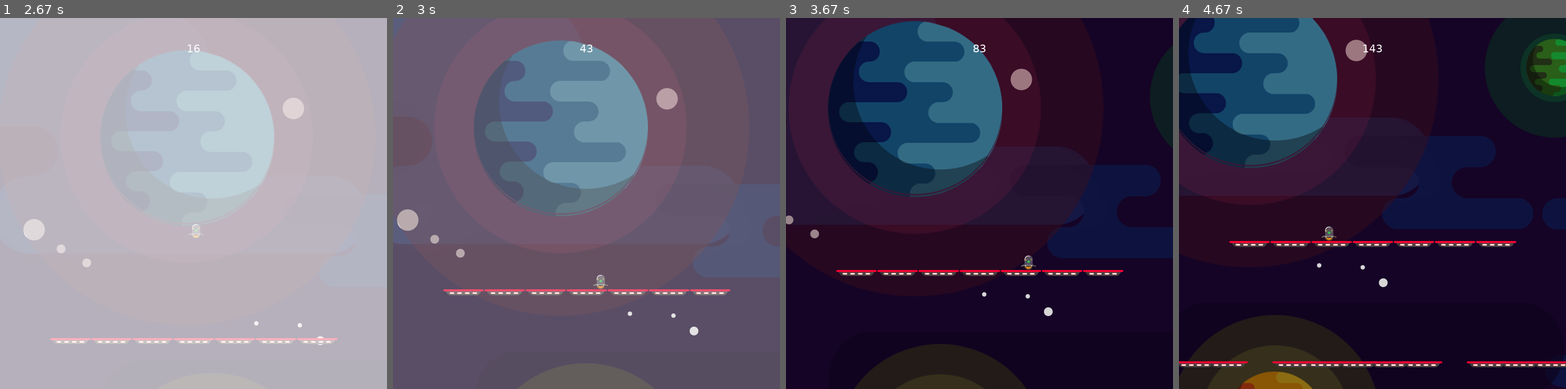
Above: before the commit, frames 1-4 (left to right).
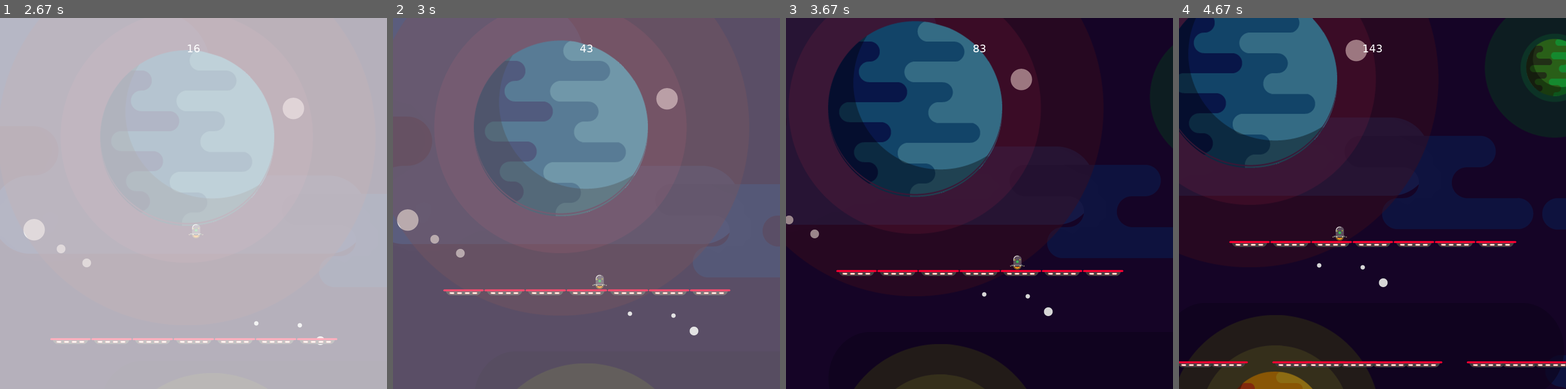
Above: after the commit, the same moments.

Repository: BulSU-BSCpE2B-Group2/DROP
Game: pygame game, started from main.py
Two runs of this game, one before a commit and one after it. Both use one fixed random seed, a clock stepped at 60 frames per second and the inputs below.
Inputs (mouse positions are in pixels of both pictures, inside the frame that each line leads up to):
- Up to frame 1 (2.67 s): click (193, 203) at 0.38 s; tap Space at 2.17 s; tap Enter at 2.5 s
- Up to frame 2 (3 s): hold Right from 2.83 s (still down)
- Up to frame 3 (3.67 s): release Right at 3.3 s; hold Left from 3.33 s (still down)
- Up to frame 4 (4.67 s): release Left at 3.87 s; hold Left 3.9-4.3 s; hold Right from 4.33 s (still down)

Frame 1 is identical in both runs. In frame 2, less than 0.1% of the frame differs, in the area x 51-56%, y 69-74%; in frame 3, 0.2%, in the area x 57-65%, y 63-68%; in frame 4, 0.2%.

Commit message:
TELEPORT POWERUP (?) Added.

Diff:
--- a/highscore.txt
+++ b/highscore.txt
@@ -1 +1 @@
-5151
+8135
--- a/main.py
+++ b/main.py
@@ -9,6 +9,7 @@
 from main_menu import *
 
 RESET_SPEED_EVENT = pg.USEREVENT + 1
+TELEPORT_EVENT = pg.USEREVENT + 2
 
 class Game:
     def __init__(self):
@@ -31,6 +32,7 @@
         self.score = 0
         self.running = True
         self.slow = False
+        self.teleport = False
         self.multiplier = 1
         self.height_platform = 700
         self.event_interval = 5000
@@ -44,6 +46,7 @@
         self.platforms = pg.sprite.Group()
         self.slowplatformpowerup = pg.sprite.Group()
         self.player_sprite = pg.sprite.Group()
+        self.teleportpowerup = pg.sprite.Group()
 
         # for spawning the starting platforms
         for plat in platform_list:
@@ -84,8 +87,9 @@
         self.speed = 1 * self.multiplier * self.multiplier_powerup
 
         # if speed is more than 4, speed multiplier goes back to 0
-        if self.speed >= 5:
+        if self.speed >= 4:
             self.multiplier = 1
+        print(self.speed)
 
         # if slow is activated, speed is halved
         if self.slow:
@@ -97,7 +101,6 @@
 
         # gaps spawn algorithm
         self.gaps = random.randint(1, 6)
-        self.generate = random.randint(0, 10)
         self.currentInterval += 1
         if self.currentInterval > (self.newPlatformInterval / self.speed):
             if not self.height_platform > height * 2:
@@ -113,7 +116,8 @@
                     rect.width += 134
 
         # slow platform power up algorithm spawn
-            power_up, power_up_rect = spawn_power_up(self.generate, self.height_platform)
+            self.generate_slow_platform = random.randint(0, 10)
+            power_up, power_up_rect = spawn_power_up(self.generate_slow_platform, self.height_platform)
             for n in power_up:
                 if n == 1:
                     slowplatform_powerup = SlowPlatformPowerUp(power_up_rect.center)
@@ -122,6 +126,19 @@
                     power_up_rect.width += 134
                 else:
                     power_up_rect.width += 134
+
+        # tp power up algorithm spawn
+            self.generate_tp_powerup = random.randint(0, 8)
+            tp_power_up, tp_power_up_rect = spawn_power_up(self.generate_tp_powerup, self.height_platform)
+            for s in tp_power_up:
+                if s == 1:
+                    tpplatform_powerup = TeleportPowerUp(tp_power_up_rect.center)
+                    self.teleportpowerup.add(tpplatform_powerup)
+                    self.all_sprites.add(tpplatform_powerup)
+                    tp_power_up_rect.width += 134
+                else:
+                    tp_power_up_rect.width += 134
+
             # after all that set reset current interval
             self.currentInterval = 0
 
@@ -132,6 +149,11 @@
             if slowdown_platform.rect.top <= -10:
                 slowdown_platform.kill()
 
+        for tp_pu in self.teleportpowerup:
+            tp_pu.rect.y -= self.speed
+            if tp_pu.rect.top <= -10:
+                tp_pu.kill()
+
         # if platform leaves the screen, kill it.
         for platform in self.platforms:
             platform.rect.y -= self.speed
@@ -143,6 +165,10 @@
         if slow_down_hit:
             self.slow = True
             pg.time.set_timer(RESET_SPEED_EVENT, self.event_interval)
+
+        teleport_hit = pg.sprite.spritecollide(self.player, self.teleportpowerup, True)
+        if teleport_hit:
+            pg.time.set_timer(TELEPORT_EVENT, 1)
 
         # check if player hits a platform - only if it's falling.
         if self.player.vel.y > 0:
@@ -157,8 +183,18 @@
             self.currentInterval += 4
             for sprite in self.all_sprites:
                 sprite.rect.y -= max(self.player.vel.y, 10)
-                if sprite.rect.bottom < 10:
+                if sprite.rect.bottom < 0:
                     sprite.kill()
+
+        if self.player.rect.bottom > height + 100:
+            self.score += 30
+            self.player.pos = vec(WIDTH / 2, height/2 + 120)
+
+
+        # teleport checker
+        if self.teleport:
+            self.player.pos = vec(self.player.pos.x, self.player.pos.y + 80)
+            self.teleport = False
 
         # if player reaches spike, player dies.
         if self.player.rect.top < 0:
@@ -177,6 +213,7 @@
         self.player.update()
         self.platforms.update()
         self.slowplatformpowerup.update()
+        self.teleportpowerup.update()
 
         # for debugging purposes, do not remove yet.
         """print("Speed is: {}".format(self.speed))
@@ -192,6 +229,10 @@
             if event.type == RESET_SPEED_EVENT:
                 self.slow = False
                 pg.time.set_timer(RESET_SPEED_EVENT, 0)
+            if event.type == TELEPORT_EVENT:
+                # self.player.pos = vec(self.player.pos.x, self.player.pos.y + 120)
+                self.teleport = True
+                pg.time.set_timer(TELEPORT_EVENT, 0)
             if event.type == pg.KEYDOWN:
                 # if escape it should go to the game over screen
                 if event.key == pg.K_ESCAPE:
@@ -214,6 +255,7 @@
         screen.blit(self.bg4, self.background4)
 
         # draw and update all existing sprites on screen
+        self.teleportpowerup.draw(self.screen)
         self.slowplatformpowerup.draw(self.screen)
         self.player_sprite.draw(self.screen)
         self.platforms.draw(self.screen)
@@ -226,6 +268,11 @@
             flash = pg.Surface((WIDTH, height), pg.SRCALPHA)
             flash.fill((255, 255, 255, self.alpha))
             screen.blit(flash, (0, 0))
+
+        if self.slow:
+            slow_indicator = pg.Surface((WIDTH, height), pg.SRCALPHA)
+            slow_indicator.fill((0, 0, 255, 50))
+            screen.blit(slow_indicator, (0, 0))
 
         # *after* drawing everything, flip the display for changes to take effect on the window
         pg.display.flip()
--- a/settings.py
+++ b/settings.py
@@ -61,9 +61,9 @@
     timer += 1
     if timer >= size_change_interval:
         scale_constant = -1
-    if timer < size_change_interval:
+    if timer <= size_change_interval:
         scale_constant = 1
-    if timer > (size_change_interval * 2):
+    if timer == (size_change_interval * 2):
         timer = 0
 
     image = pg.image.load(directory)
@@ -84,13 +84,13 @@
 fps = 60
 font_style = 'verdana'
 highscore_textfile = 'highscore.txt'
-screen = pg.display.set_mode((WIDTH, height), pg.FULLSCREEN)
+screen = pg.display.set_mode((WIDTH, height))
 clock = pg.time.Clock()
 font_name = pg.font.match_font(font_style)
 
 # Player properties:
 player_accel = 0.5
-player_friction = -0.08
+player_friction = -0.10
 player_width = 30
 player_height = 40
 player_gravity = 0.5
--- a/sprites.py
+++ b/sprites.py
@@ -22,14 +22,6 @@
         self.base_color = next(colors)
         self.next_color = next(colors)
         self.current_color = self.base_color
-
-    """def jump(self):
-        # jump only if standing on a platform
-        self.rect.x += 1
-        hits = pg.sprite.spritecollide(self, self.game.platforms, False)
-        self.rect.x -= 1
-        if hits:
-            self.vel.y = -player_jump"""
 
     def update(self):
         self.accel = vec(0, player_gravity)
@@ -88,6 +80,15 @@
         self.rect.center = self.position
 
 
+class TeleportPowerUp(pg.sprite.Sprite):
+    def __init__(self, position):
+        pg.sprite.Sprite.__init__(self)
+        self.image = pg.Surface((10, 10))
+        self.image.fill(green)
+        self.rect = self.image.get_rect()
+        self.position = position
+        self.rect.center = self.position
+
 def spawn_power_up(generate, pu_spawn_height):
     p_rect = pg.Rect(0, 0, WIDTH / 12, height + pu_spawn_height - 50)
     spawn = [0, 0, 0, 0, 0, 1, 0, 0, 0, 0, 0, 0]
@@ -102,7 +103,7 @@
 
 def add_platform(gaps, spawn_height):
     rect = pg.Rect(0, 0, WIDTH / 12, height + spawn_height)
-    gap_1 = [0, 1, 1, 1, 1, 1, 1, 1, 1, 1, 1, 1]
+    gap_1 = [0, 0, 1, 1, 1, 1, 1, 1, 1, 1, 1, 1]
     gaps_2 = [0, 0, 1, 1, 1, 1, 1, 1, 1, 1, 1, 1]
     gaps_3 = [0, 0, 0, 1, 1, 1, 1, 1, 1, 1, 1, 1]
     gaps_4 = [0, 0, 0, 0, 1, 1, 1, 1, 1, 1, 1, 1]
Not shown, changed: TODO LIST.txt
